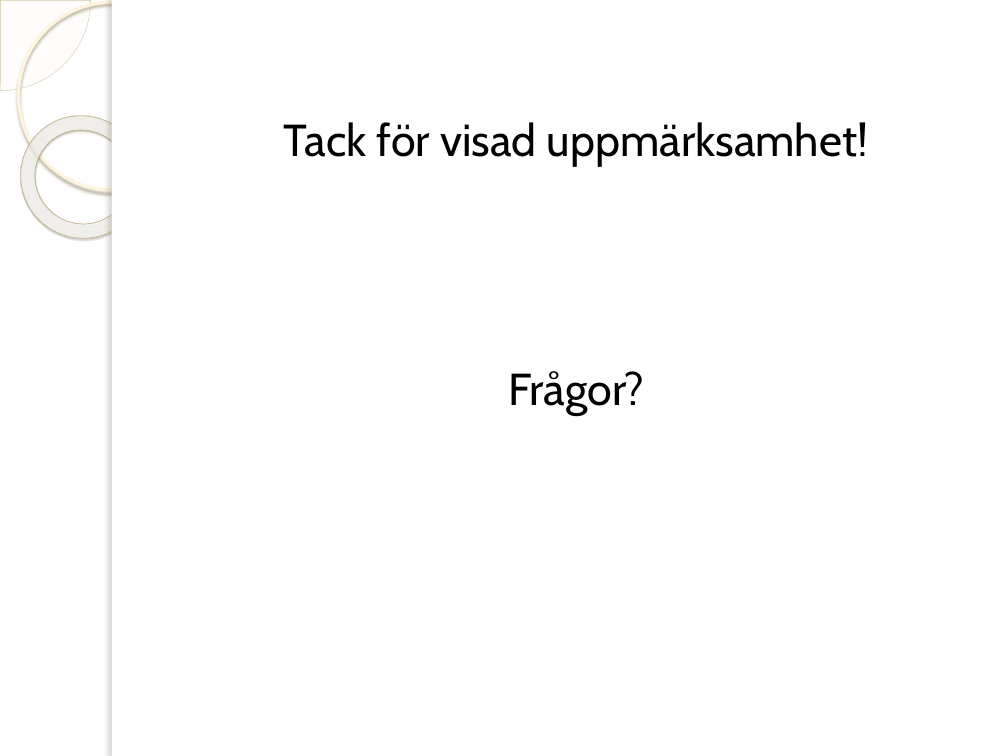
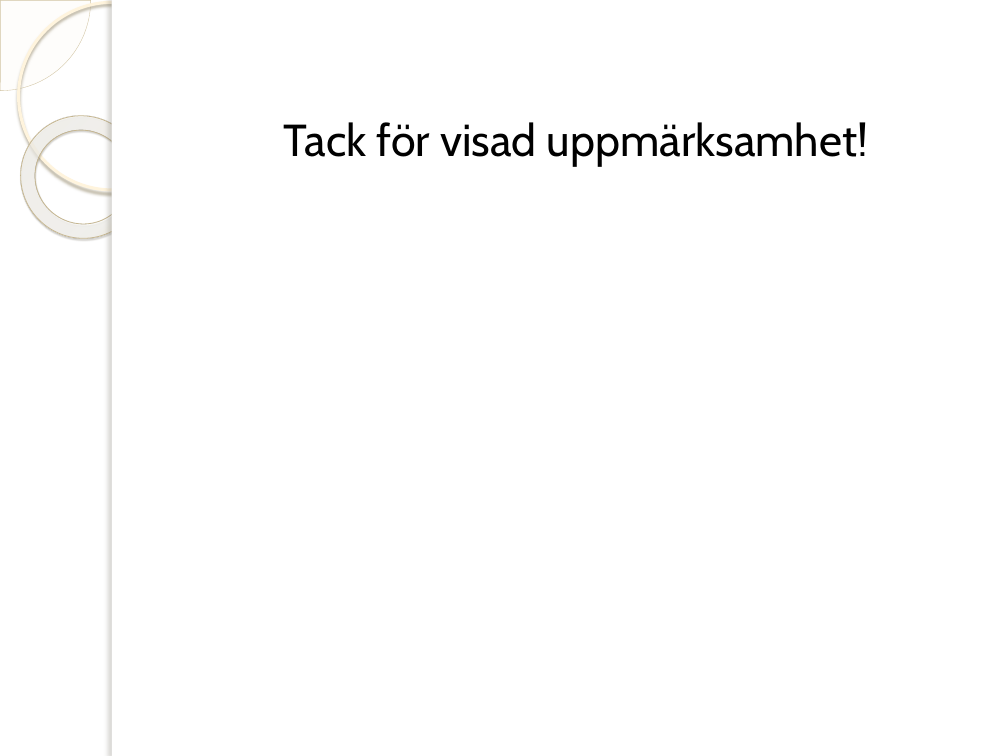
Before and after one commit to jakelamotta/master_thesis, a slide deck: slide 18 of presentations/presentation_swe.pptx. Drawn at 1008x756 pixels with LibreOffice and Linux fonts; fonts in the diff are those of the drawing; background and template pictures are left out. Boxes give left, top, right and bottom in pixels: in the first picture for what was removed or moved away, otherwise in the second. Text is boxed around its words. In the diff, an @@ line names an element or a change of style, - is before the commit and + after.

```diff
--- a/presentations/presentation_swe.pptx
+++ b/presentations/presentation_swe.pptx
@@ text at [508, 371, 644, 415]: paragraph removed @@
-Frågor?
```
Also in this commit, not shown: 4 other slides changed, 2 other files.
